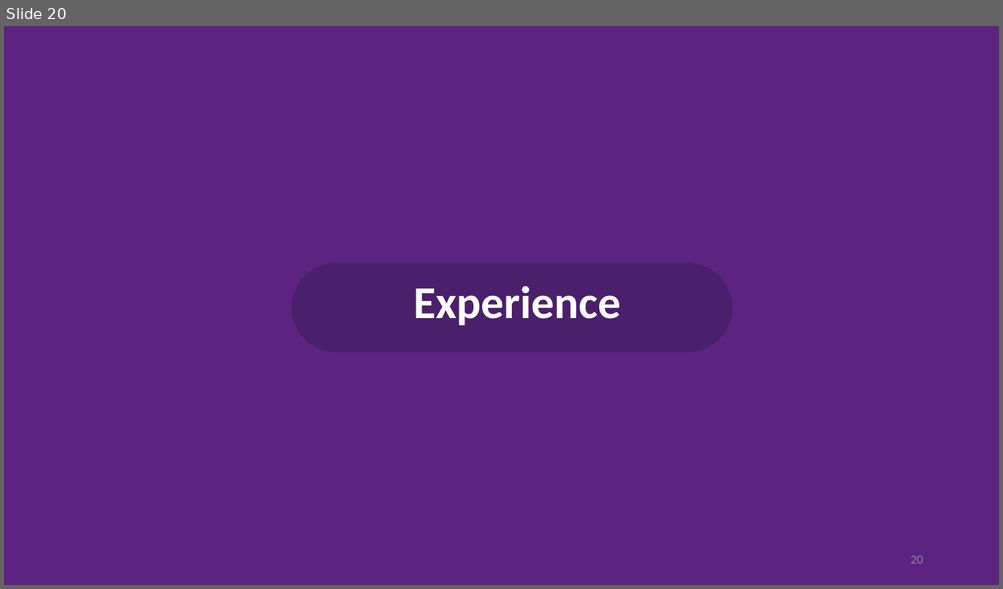
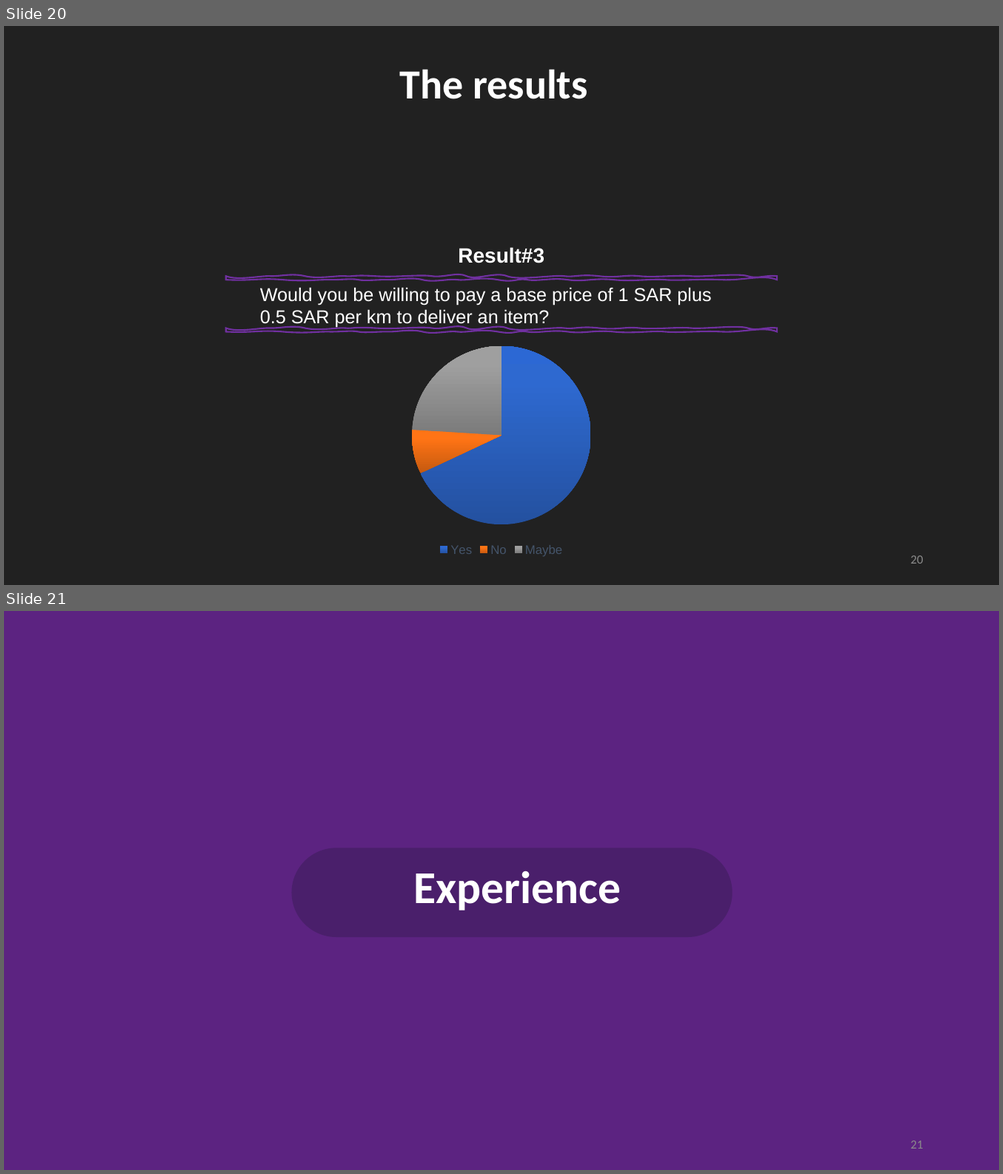
Before and after one commit to Mhd-Ghd/on-campus-delivery-robot, a slide deck: reports/report-2/Press#2.pptm. Shown one above the other, each under a label of ours: slide 20 before the commit, slides 20 and 21 after it. The pictures are 1003x589 and 1003x1174 pixels, drawn with LibreOffice and Linux fonts; fonts in the diff are those of the drawing. Boxes give left, top, right and bottom in pixels: in the first picture for what was removed or moved away, otherwise in the second. Text is boxed around its words. In the diff, an @@ line names an element or a change of style, - is before the commit and + after.

Commit message:
added results in ppt

```diff
--- a/reports/report-2/Press#2.pptm
+++ b/reports/report-2/Press#2.pptm
@@ slide 20 added at [4,26,999,585], background #212121 @@
@@ text added at [400,69,587,99], 40 pt, text #FFFFFF, bold @@
+The results
@@ text added at [458,247,544,264], 20 pt, text #FFFFFF, bold @@
+Result#3
@@ freeform shape added at [225,277,777,281], outline #7030A0 1.5 pt @@
@@ text added at [260,287,711,328], 18 pt, text #FFFFFF @@
+Would you be willing to pay a base price of 1 SAR plus 0.5 SAR per km to deliver an item?
@@ freeform shape added at [225,328,777,332], outline #7030A0 1.5 pt @@
@@ pie chart added at [315,336,688,560] @@
+categories: Yes, No, Maybe
+Series 1: 68, 8, 24
@@ page number added at [910,556,923,564], 12 pt, text #8B8B8B @@
+20
@@ what was slide 20 is now slide 21 @@
@@ page number at [910,1141,923,1149]: text changed @@
-20
+21
```
Also in this commit, not shown: 3 slides changed, 1 other file.
